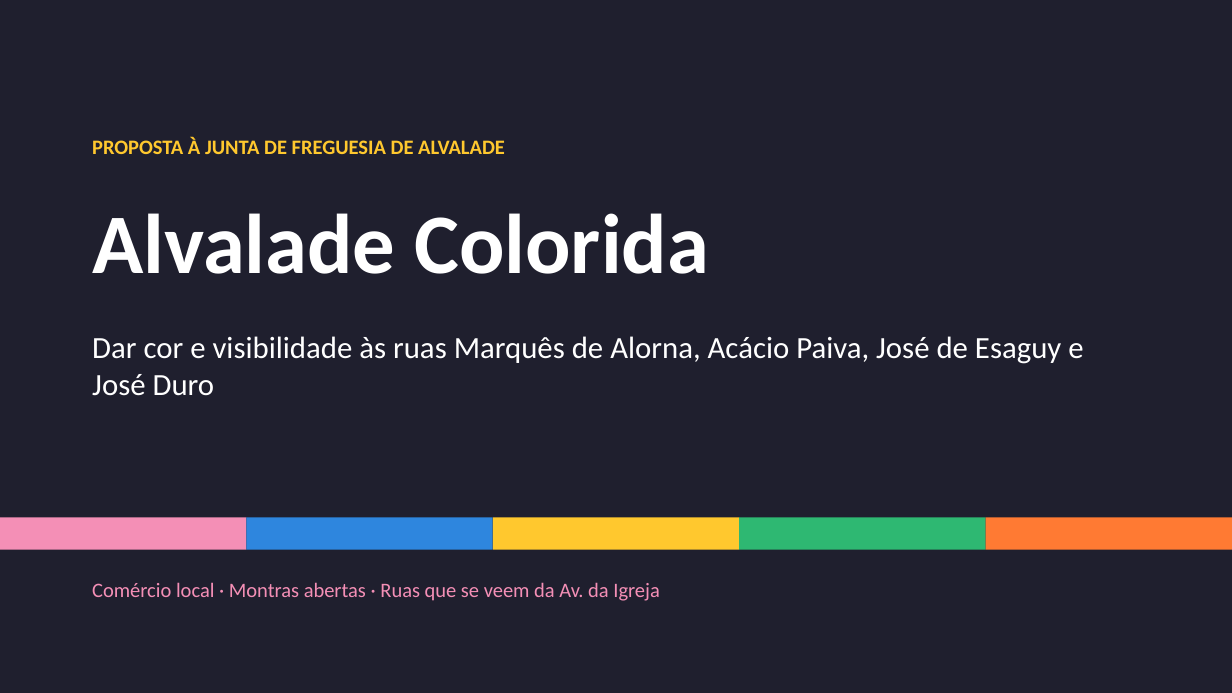
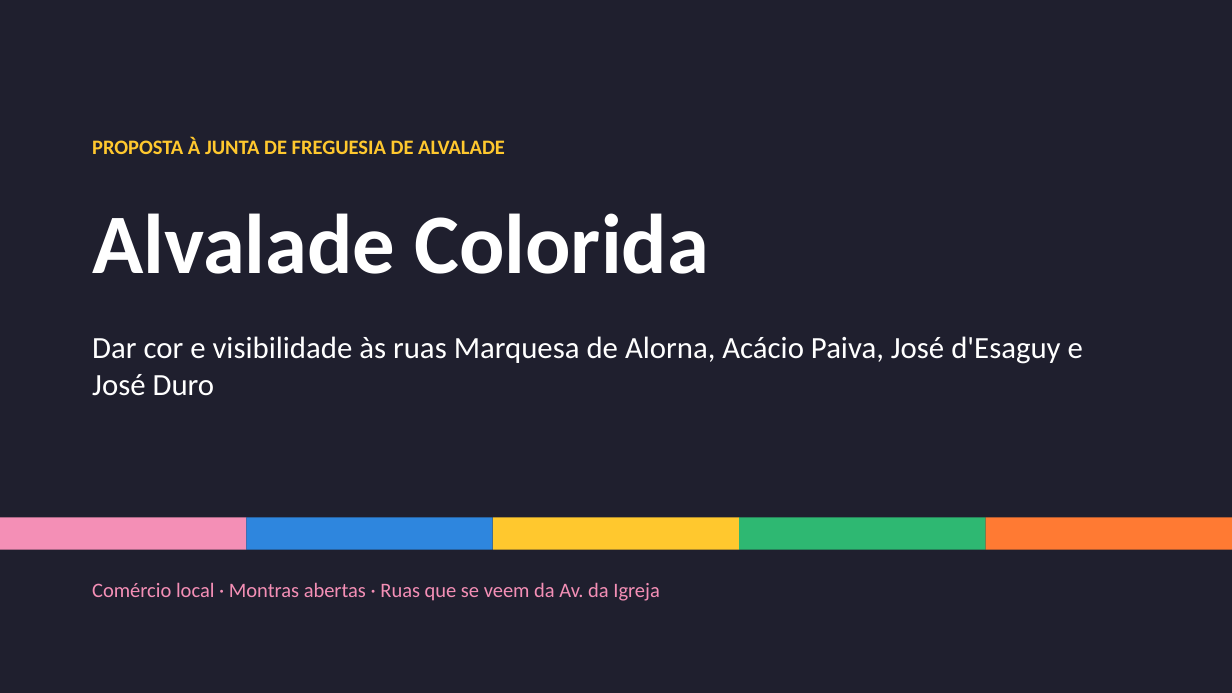
Before and after one commit to zavricardo-debug/travelsites, a slide deck: slide 1 of propostas/alvalade/Proposta_Alvalade_Colorida.pptx. Drawn at 1232x693 pixels with LibreOffice and Linux fonts; fonts in the diff are those of the drawing. Boxes give left, top, right and bottom in pixels: in the first picture for what was removed or moved away, otherwise in the second. Text is boxed around its words. In the diff, an @@ line names an element or a change of style, - is before the commit and + after.

```diff
--- a/propostas/alvalade/Proposta_Alvalade_Colorida.pptx
+++ b/propostas/alvalade/Proposta_Alvalade_Colorida.pptx
@@ text at box(92, 336, 1083, 396): text changed @@
-Dar cor e visibilidade às ruas Marquês de Alorna, Acácio Paiva, José de Esaguy e José Duro
+Dar cor e visibilidade às ruas Marquesa de Alorna, Acácio Paiva, José d'Esaguy e José Duro
```
Also in this commit, not shown: 6 other slides changed, 4 slides added, 5 other files.
